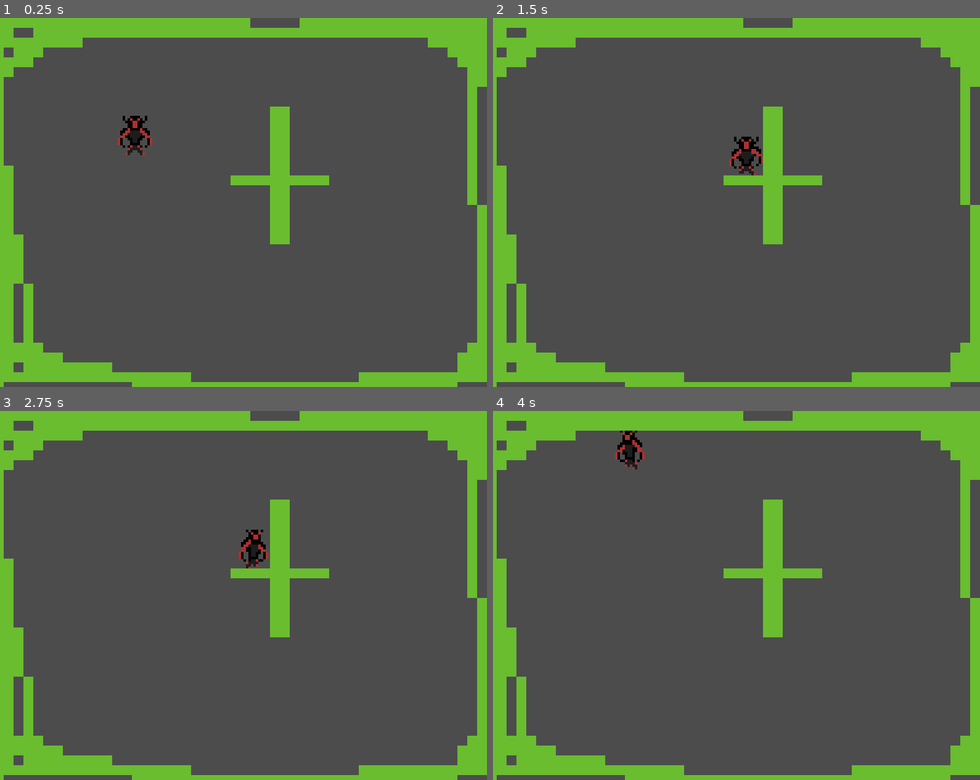
Above: before the commit, frames 1-4 (two rows, left to right).
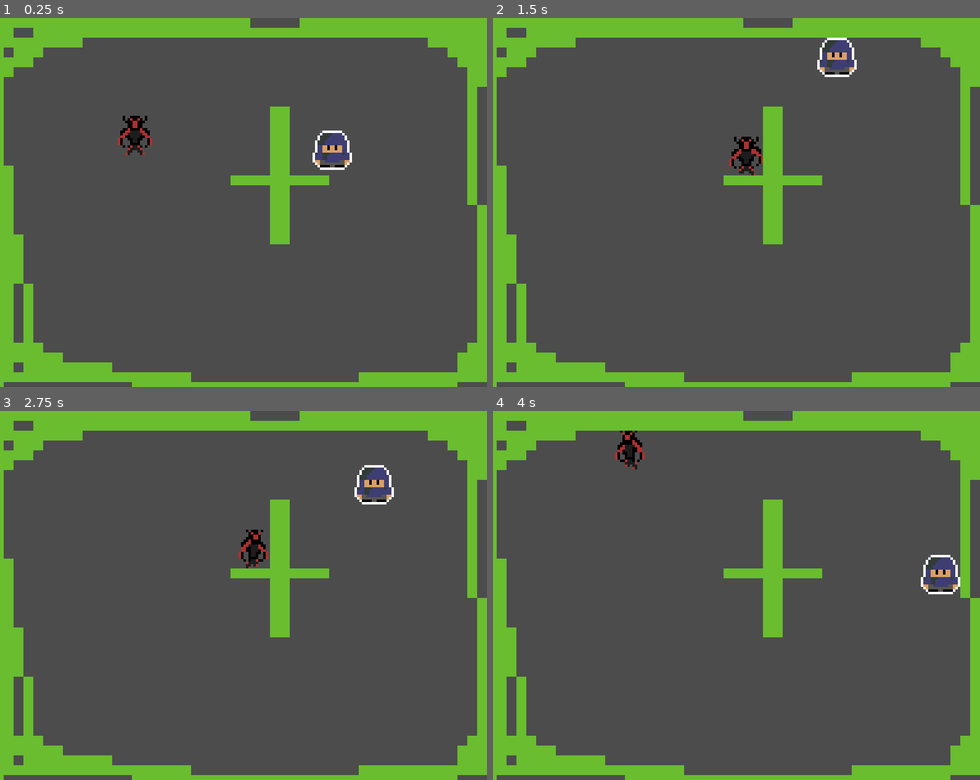
Above: after the commit, the same moments.

Repository: rmrf51/towerRoyale
Game: Godot game, scene res://Scenes/TestScenes/TestArea.tscn
Two runs of this game, one before a commit and one after it. Both use one fixed random seed, a clock stepped at 60 frames per second and the inputs below.
Inputs:
- Up to frame 1 (0.25 s): no input
- Up to frame 2 (1.5 s): hold Right (ui_right) 0.53-1.28 s; hold Down (ui_down) from 1.28 s (still down)
- Up to frame 3 (2.75 s): release Down (ui_down) at 2.03 s; hold Right (ui_right) from 2.03 s (still down)
- Up to frame 4 (4 s): release Right (ui_right) at 2.78 s; hold Up (ui_up) 2.78-3.53 s; hold Left (ui_left) from 3.53 s (still down)

The runs differ from the first frame. In frame 1, 0.7% of the frame differs, in the area x 64-73%, y 30-42%; in frame 2, 0.7%; in frame 3, 0.7%; in frame 4, 0.7%.

Commit message:
Enemy

Diff:
--- /dev/null
+++ b/Scenes/Enemy/Stalfos.tscn
@@ -0,0 +1,41 @@
+[gd_scene load_steps=5 format=2]
+
+[ext_resource path="res://Scripts/stalfos.gd" type="Script" id=1]
+[ext_resource path="res://Accets/Enemy/enemy1.png" type="Texture" id=2]
+
+[sub_resource type="Animation" id=2]
+resource_name = "default"
+loop = true
+step = 0.3
+tracks/0/type = "value"
+tracks/0/path = NodePath("Sprite:frame")
+tracks/0/interp = 1
+tracks/0/loop_wrap = true
+tracks/0/imported = false
+tracks/0/enabled = true
+tracks/0/keys = {
+"times": PoolRealArray( 0, 0.3, 0.6 ),
+"transitions": PoolRealArray( 1, 1, 1 ),
+"update": 1,
+"values": [ 0, 1, 2 ]
+}
+
+[sub_resource type="RectangleShape2D" id=1]
+
+[node name="Stalfos" type="KinematicBody2D"]
+scale = Vector2( 4, 4 )
+script = ExtResource( 1 )
+
+[node name="anim" type="AnimationPlayer" parent="."]
+playback_speed = 4.0
+anims/default = SubResource( 2 )
+
+[node name="Sprite" type="Sprite" parent="."]
+texture = ExtResource( 2 )
+vframes = 4
+hframes = 3
+
+[node name="CollisionShape2D" type="CollisionShape2D" parent="."]
+visible = false
+scale = Vector2( 0.8, 0.8 )
+shape = SubResource( 1 )
--- a/Scenes/TestScenes/Player.tscn
+++ b/Scenes/TestScenes/Player.tscn
@@ -8,6 +8,7 @@
 
 [sub_resource type="Animation" id=2]
 resource_name = "idledown"
+loop = true
 step = 0.3
 tracks/0/type = "value"
 tracks/0/path = NodePath("Sprite:frame")
@@ -24,6 +25,7 @@
 
 [sub_resource type="Animation" id=3]
 resource_name = "idleleft"
+loop = true
 tracks/0/type = "value"
 tracks/0/path = NodePath("Sprite:frame")
 tracks/0/interp = 1
@@ -39,6 +41,7 @@
 
 [sub_resource type="Animation" id=4]
 resource_name = "idleright"
+loop = true
 tracks/0/type = "value"
 tracks/0/path = NodePath("Sprite:frame")
 tracks/0/interp = 1
@@ -54,6 +57,7 @@
 
 [sub_resource type="Animation" id=5]
 resource_name = "idleup"
+loop = true
 tracks/0/type = "value"
 tracks/0/path = NodePath("Sprite:frame")
 tracks/0/interp = 1
@@ -69,6 +73,7 @@
 
 [sub_resource type="Animation" id=6]
 resource_name = "walkdown"
+loop = true
 step = 0.3
 tracks/0/type = "value"
 tracks/0/path = NodePath("Sprite:frame")
@@ -83,8 +88,9 @@
 "values": [ 0, 1, 2 ]
 }
 
-[sub_resource type="Animation" id=9]
+[sub_resource type="Animation" id=7]
 resource_name = "walkleft"
+loop = true
 step = 0.3
 tracks/0/type = "value"
 tracks/0/path = NodePath("Sprite:frame")
@@ -101,6 +107,7 @@
 
 [sub_resource type="Animation" id=8]
 resource_name = "walkright"
+loop = true
 step = 0.3
 tracks/0/type = "value"
 tracks/0/path = NodePath("Sprite:frame")
@@ -115,8 +122,8 @@
 "values": [ 6, 7, 8 ]
 }
 
-[sub_resource type="Animation" id=7]
-resource_name = "walkup"
+[sub_resource type="Animation" id=9]
+loop = true
 step = 0.3
 tracks/0/type = "value"
 tracks/0/path = NodePath("Sprite:frame")
@@ -141,7 +148,6 @@
 texture = ExtResource( 1 )
 vframes = 4
 hframes = 3
-frame = 11
 
 [node name="CollisionShape2D" type="CollisionShape2D" parent="Player"]
 visible = false
@@ -155,6 +161,6 @@
 anims/idleright = SubResource( 4 )
 anims/idleup = SubResource( 5 )
 anims/walkdown = SubResource( 6 )
-anims/walkleft = SubResource( 9 )
+anims/walkleft = SubResource( 7 )
 anims/walkright = SubResource( 8 )
-anims/walkup = SubResource( 7 )
+anims/walkup = SubResource( 9 )
--- a/Scenes/TestScenes/TestArea.tscn
+++ b/Scenes/TestScenes/TestArea.tscn
@@ -1,7 +1,8 @@
-[gd_scene load_steps=3 format=2]
+[gd_scene load_steps=4 format=2]
 
 [ext_resource path="res://Scenes/TestScenes/Player.tscn" type="PackedScene" id=1]
 [ext_resource path="res://Accets/TileSets/wall.tres" type="TileSet" id=2]
+[ext_resource path="res://Scenes/Enemy/Stalfos.tscn" type="PackedScene" id=3]
 
 [node name="TestArea" type="Node"]
 
@@ -13,3 +14,6 @@
 cell_size = Vector2( 16, 16 )
 format = 1
 tile_data = PoolIntArray( -196604, 0, 0, -196603, 0, 0, -196565, 0, 0, -131069, 0, 0, -131068, 0, 0, -131060, 0, 0, -13 …(6254 unchanged characters)…
+
+[node name="Stalfos" parent="." instance=ExtResource( 3 )]
+position = Vector2( 542, 117 )
--- a/Scripts/Player.gd
+++ b/Scripts/Player.gd
@@ -1,5 +1,4 @@
 extends "res://Scripts/engine/entity.gd"
-
 
 func _physics_process(delta):
 	controls_loop()
--- /dev/null
+++ b/Scripts/engine/directions.gd
@@ -0,0 +1,20 @@
+extends Node
+
+
+const center 	= Vector2(0,0)
+const left 		= Vector2(-1,0)
+const right 	= Vector2(1,0)
+const up 		= Vector2(0,-1)
+const down 		= Vector2(0,1)
+
+func rand():
+	var d = randi() % 4 + 1
+	match d:
+		1:
+			return left
+		2:
+			return right
+		3:
+			return up
+		4:
+			return down
--- a/Scripts/engine/entity.gd
+++ b/Scripts/engine/entity.gd
@@ -1,6 +1,6 @@
 extends KinematicBody2D
 
-var SPEED = 70*6
+const SPEED = 70*6
 
 var movedir = Vector2(0,0)
 var spritedir = "down"
--- /dev/null
+++ b/Scripts/stalfos.gd
@@ -0,0 +1,16 @@
+extends "res://Scripts/engine/entity.gd"
+
+var movetimer_length = 15
+var movetimer = 0
+
+func _ready():
+	$anim.play("default")
+	movedir = dir.rand()
+
+func _physics_process(delta):
+	movement_loop()
+	if movetimer > 0:
+		movetimer -= 1
+	if movetimer == 0 || is_on_wall():
+		movedir = dir.rand()
+		movetimer = movetimer_length
--- a/project.godot
+++ b/project.godot
@@ -18,6 +18,10 @@
 config/name="towerRoyal"
 run/main_scene="res://Scenes/TestScenes/TestArea.tscn"
 config/icon="res://icon.png"
+
+[autoload]
+
+dir="*res://Scripts/engine/directions.gd"
 
 [display]
 
